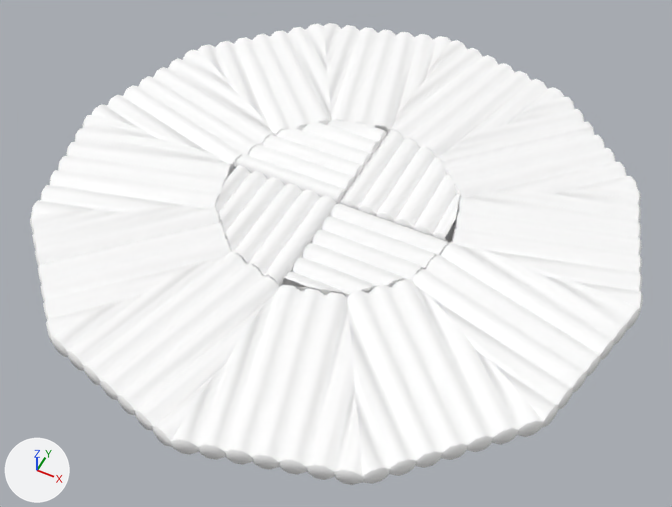
One commit to the FBX model Assets/_Meshes/platform_small.fbx: the scene before it, then after it.
Camera for both pictures: a camera (50 mm lens) standing at (10.4, -21.1, 23.8) and looking at (0.5, -1.2, -1.1). Every picture has the same lights, and +X, +Y and +Z are marked at lower left. Where no turn or scale is listed for an object, it has been applied to the vertices. Vertices at the same position are counted once.

Objects in the first picture: 'platformlargesmall2_group2_pCylinder1447'.
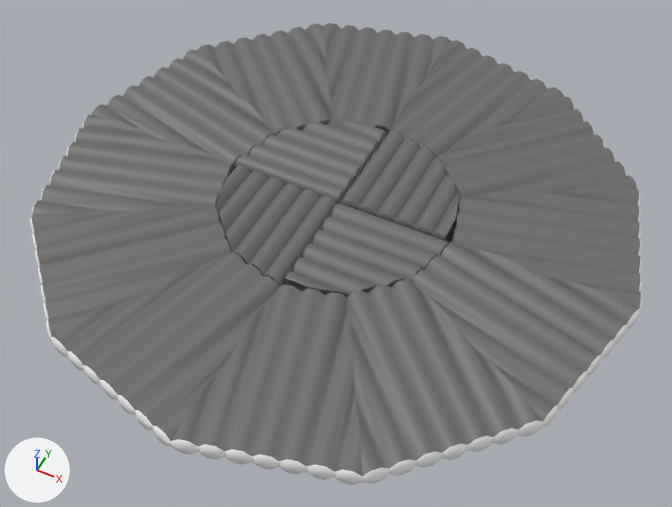
The change, as a list of edits to the scene's bpy script:
```text
Add mat_wood:
    mat_wood = principled_material('wood')
    mat_wood.base_color = (0.152, 0.152, 0.152)  # dark grey #6d6d6d
Change me_mesh:
    where me_mesh.from_pydata(...)  # 2500 vertices, 2676 faces; spans x -10.9..10.9, y -10.9..10.9, z -0.4..0.4
    used by ob_platformlargesmall2_group2_pcylinder1447; location = (0.0, 0.0, 0.0)
    me_mesh part 1: 1332 of the faces centred in x -10.5..10.5, y -10.5..10.5, z -0.4..0.4 switch from mat_atlas (its picture is missing) to mat_wood (dark grey #6d6d6d)
```

What differs and where, as boxes [x1, y1, x2, y2] in the pictures (672 x 507 px):
part 1 of me_mesh, recoloured (white to grey): [31, 23, 641, 476] in both
